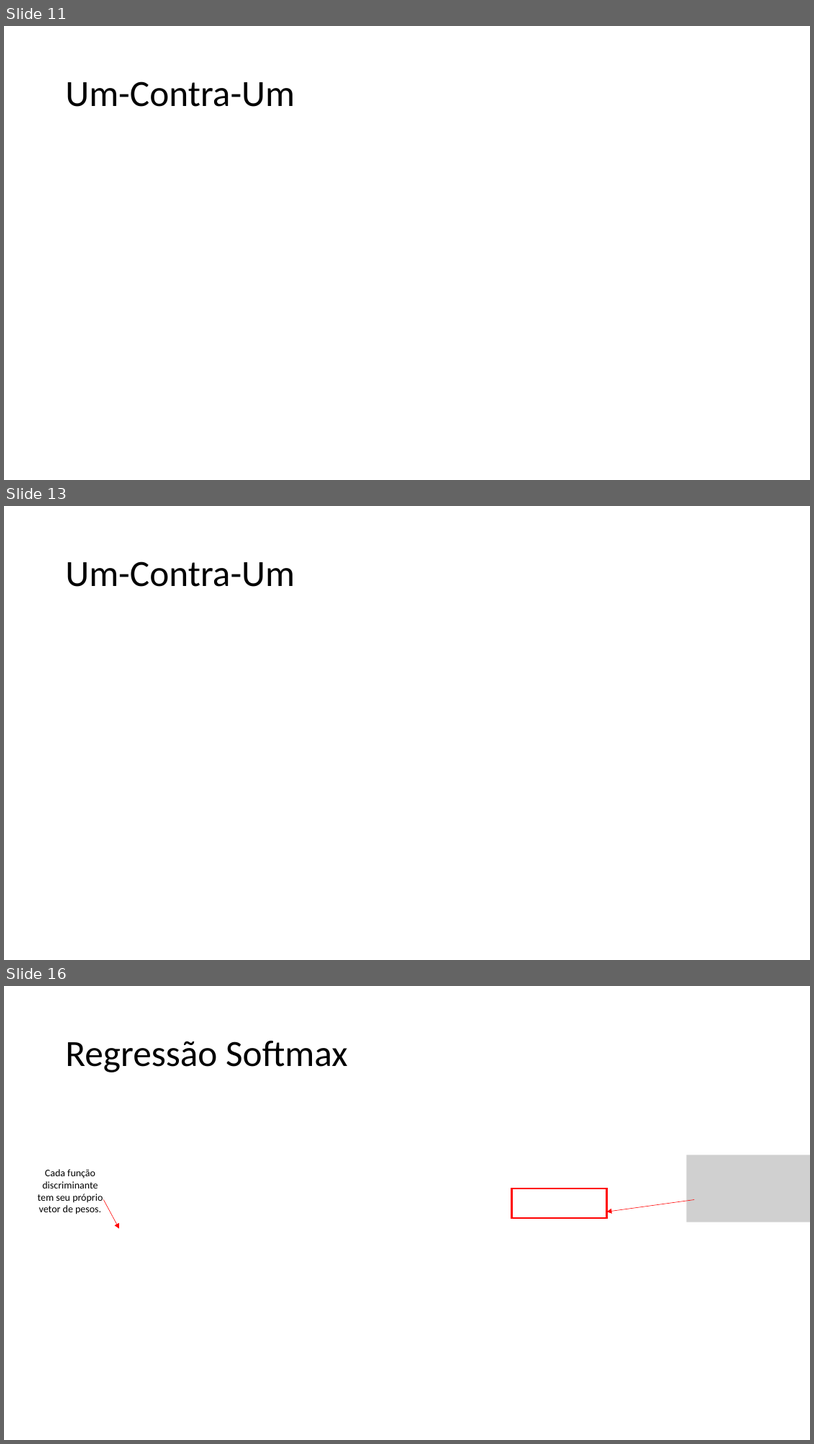
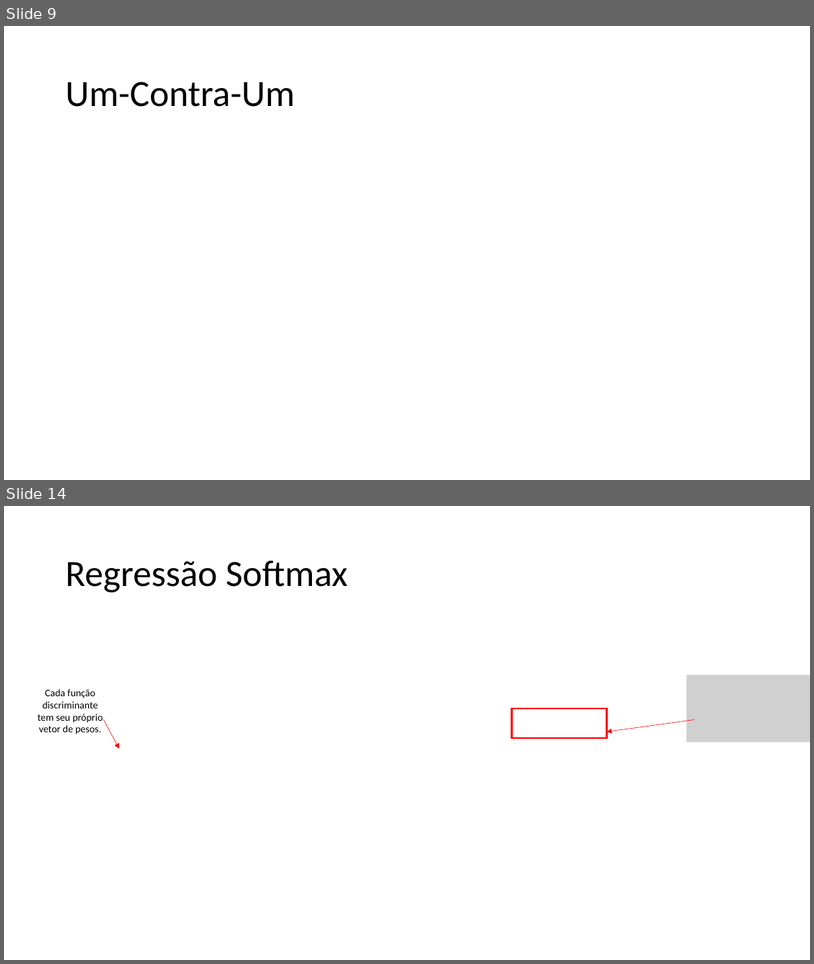
Before and after one commit to zz4fap/t320_aprendizado_de_maquina, a slide deck: slides/T320_Classificação (Parte IV).pptx. Shown one above the other, each under a label of ours: slides 11, 13 and 16 before the commit, slides 9 and 14 after it; the slides between them are not shown. The pictures are 814x1444 and 814x964 pixels, drawn with LibreOffice and Linux fonts; fonts in the diff are those of the drawing; grey boxes stand for pictures. Boxes give left, top, right and bottom in pixels: in the first picture for what was removed or moved away, otherwise in the second. Text is boxed around its words. In the diff, an @@ line names an element or a change of style, - is before the commit and + after.

```diff
--- a/slides/T320_Classificação (Parte IV).pptx
+++ b/slides/T320_Classificação (Parte IV).pptx
@@ slide 13 removed at (4, 506, 810, 960), background #FFFFFF @@
@@ title removed at (65, 561, 295, 587) @@
-Um-Contra-Um
@@ what was slide 11 is now slide 9 @@
@@ what was slide 16 is now slide 14 @@
```
Also in this commit, not shown: 4 slides changed, 1 slide added, 2 other slides removed, 3 other files.
